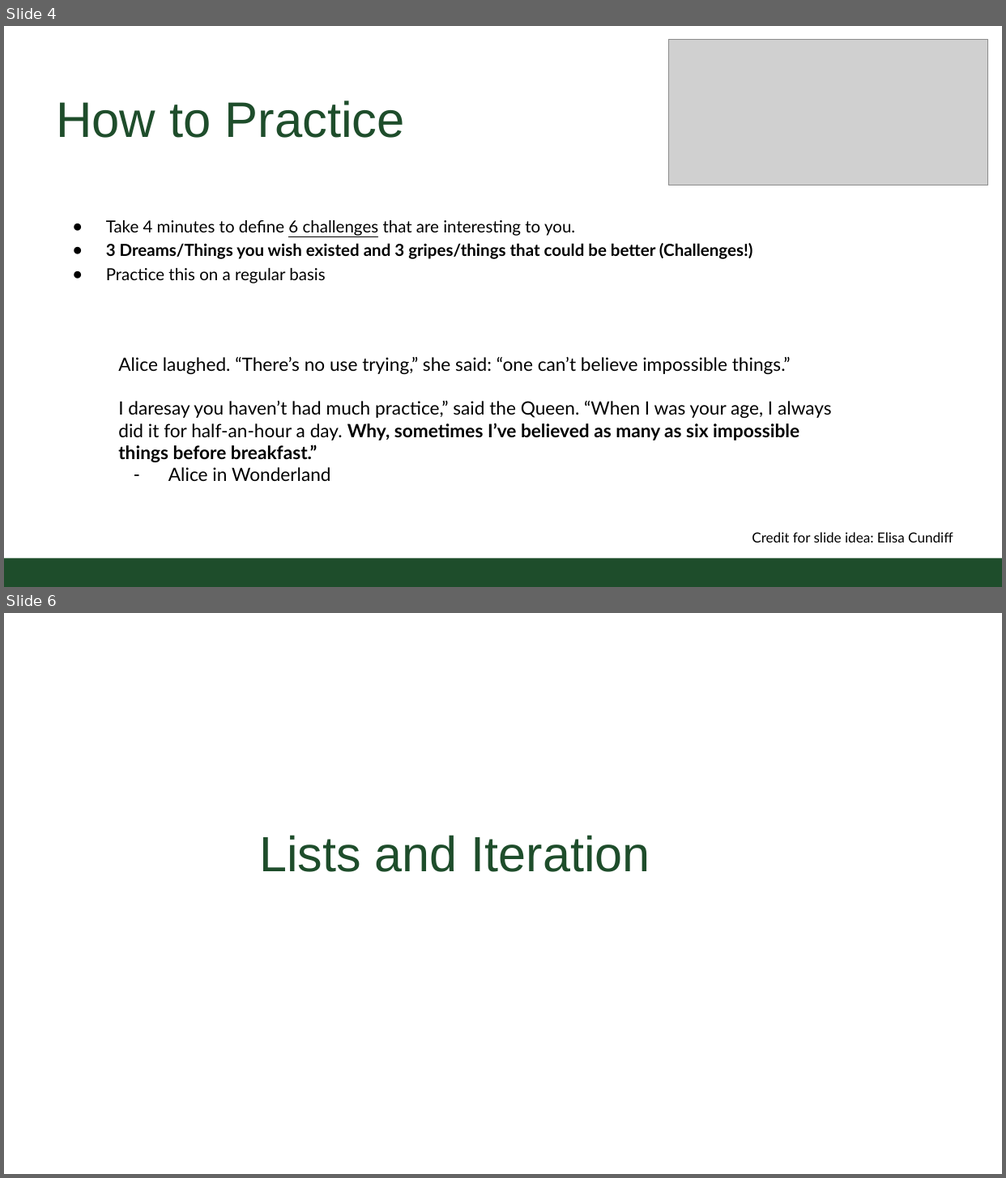
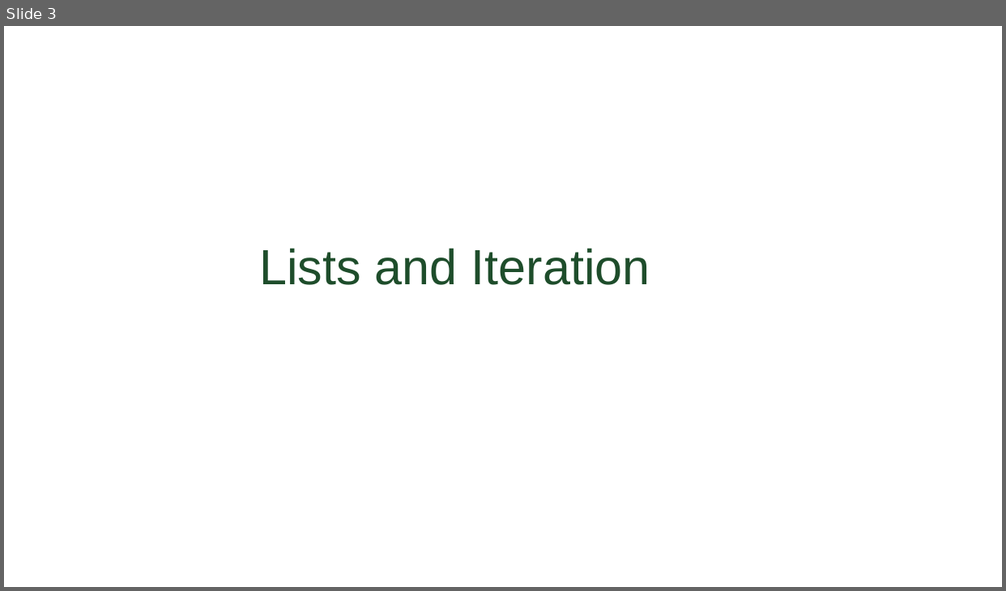
Before and after one commit to CSU-CS150B/handouts, a slide deck: Slides/On-Campus/06_01_ListsAndLoops.pptx. Shown one above the other, each under a label of ours: slides 4 and 6 before the commit, slide 3 after it; the slides between them are not shown. The pictures are 1006x1178 and 1006x591 pixels, drawn with LibreOffice and Linux fonts; fonts in the diff are those of the drawing; grey boxes stand for pictures; background and template pictures are left out. Boxes give left, top, right and bottom in pixels: in the first picture for what was removed or moved away, otherwise in the second. Text is boxed around its words. In the diff, an @@ line names an element or a change of style, - is before the commit and + after.

```diff
--- a/Slides/On-Campus/06_01_ListsAndLoops.pptx
+++ b/Slides/On-Campus/06_01_ListsAndLoops.pptx
@@ slide 4 removed at (4,26,1002,587), background #FFFFFF @@
@@ picture removed at (668,40,988,186) @@
@@ title removed at (56,101,405,138) @@
-How to Practice
@@ text removed at (106,220,752,284) @@
-● Take 4 minutes to define 6 challenges that are interesting to you.
-● 3 Dreams/Things you wish existed and 3 gripes/things that could be better (Challenges!)
-● Practice this on a regular basis
@@ text removed at (118,357,832,481) @@
-Alice laughed. “There’s no use trying,” she said: “one can’t believe impossible things.”
-I daresay you haven’t had much practice,” said the Queen. “When I was your age, I always did it for half-an-hour a day. Why, sometimes I’ve believed as many as six impossible things before breakfast.”
-– Alice in Wonderland
@@ text removed at (752,532,953,543) @@
-Credit for slide idea: Elisa Cundiff
@@ rectangle removed at (4,558,1002,587) @@
@@ what was slide 6 is now slide 3 @@
```
Also in this commit, not shown: 1 slide added, 3 other slides removed, 2 other files.
